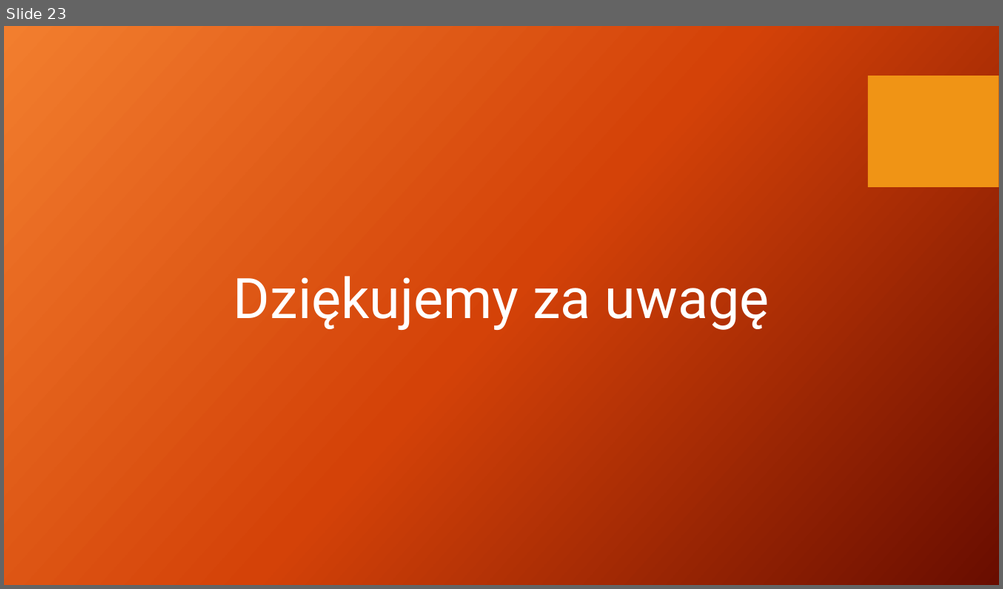
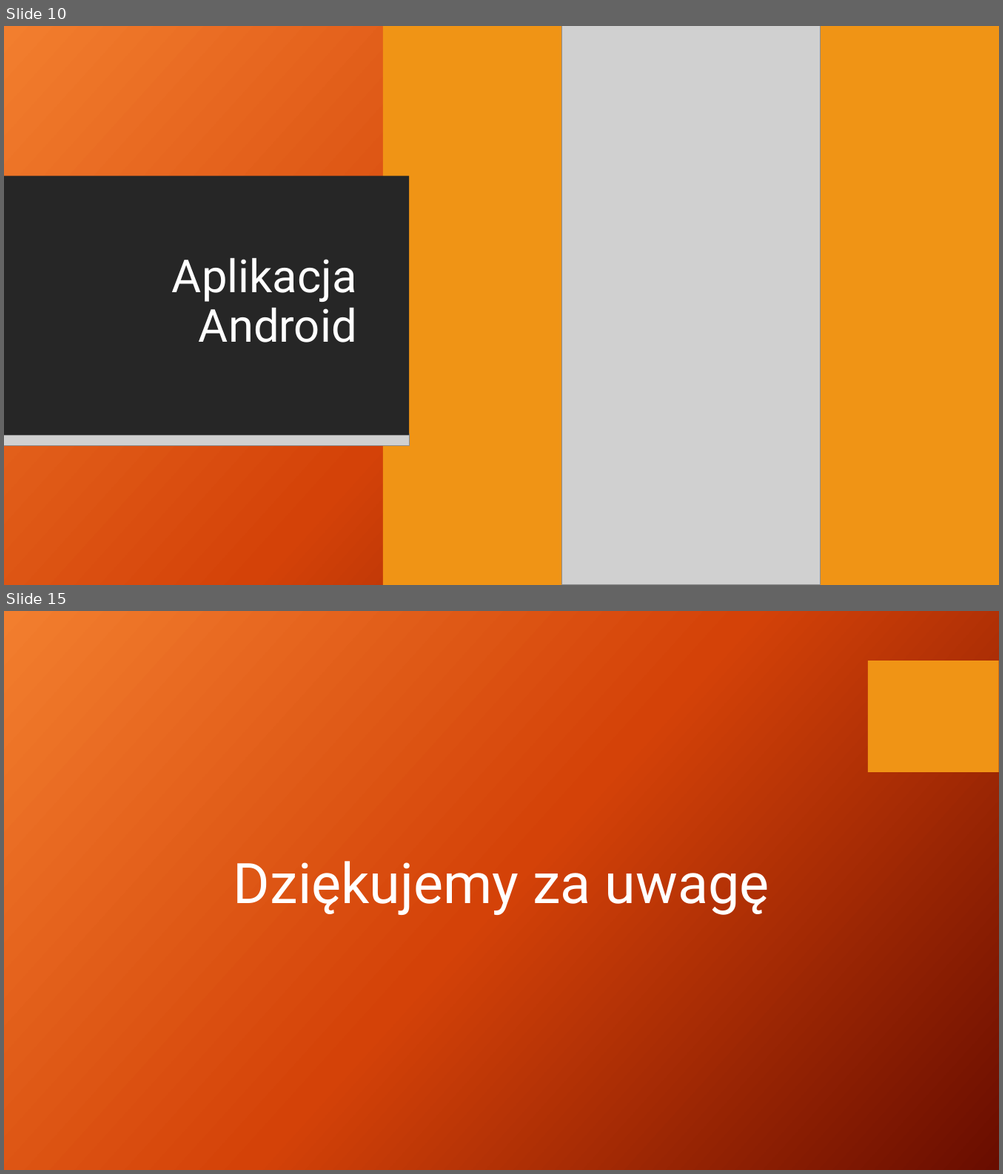
Before and after one commit to AdamStudies-PWR/ProjektZespolowyPWR, a slide deck: przentacja.pptx. Shown one above the other, each under a label of ours: slide 23 before the commit, slides 10 and 15 after it; the slides between them are not shown. The pictures are 1003x589 and 1003x1174 pixels, drawn with LibreOffice and Linux fonts; fonts in the diff are those of the drawing; grey boxes stand for pictures; background and template pictures are left out. Boxes give left, top, right and bottom in pixels: in the first picture for what was removed or moved away, otherwise in the second. Text is boxed around its words. In the diff, an @@ line names an element or a change of style, - is before the commit and + after.

```diff
--- a/przentacja.pptx
+++ b/przentacja.pptx
@@ slide 10 added at bbox=[4, 26, 999, 585], background picture (left out); not listed: 1 template element that a slide beside it also shows @@
@@ rectangle added at bbox=[4, 26, 999, 585], fill gradient #F18031 to #D54209 to #6A0D00 @@
@@ rectangle added at bbox=[383, 26, 999, 585], fill #F09415 @@
@@ picture added at bbox=[562, 26, 820, 585] @@
@@ rectangle added at bbox=[4, 76, 855, 188], fill #262626 @@
@@ rectangle added at bbox=[4, 176, 409, 436], fill #262626 @@
@@ title added at bbox=[172, 258, 357, 343], 44 pt, text #FFFFFF @@
+Aplikacja Android
@@ picture added at bbox=[4, 434, 409, 446] @@
@@ what was slide 23 is now slide 15 @@
```
Also in this commit, not shown: 4 slides changed, 9 other slides added, 18 slides removed, 3 other files.
